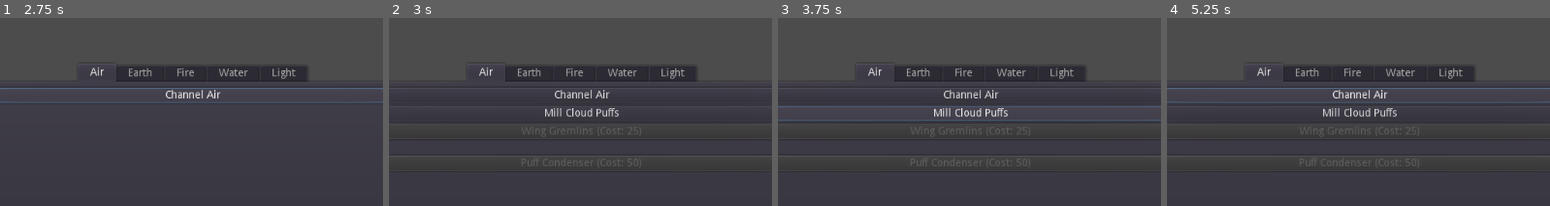
Above: before the commit, frames 1-4 (left to right).
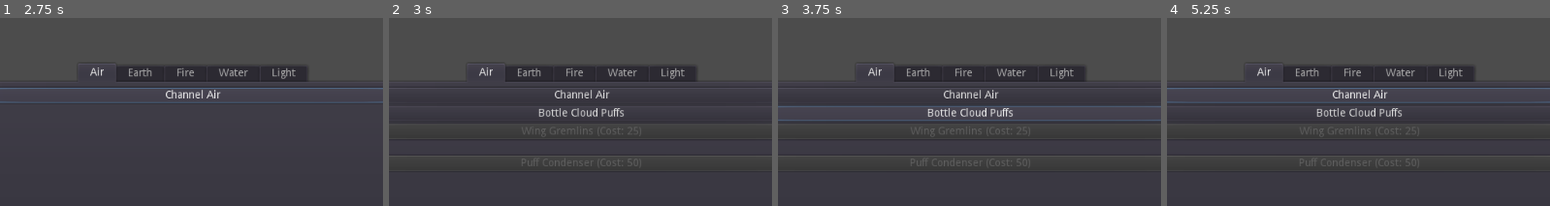
Above: after the commit, the same moments.

Repository: Kevin-Mortimer-19/Spellwarp
Game: Godot game, scene res://Scenes/Dimension.tscn
Same seed, same stepped clock (60 frames per second), same inputs: the game is played once before the commit and once after it.
Inputs:
- Up to frame 1 (2.75 s): click "Channel Air" at 0.5 s; click "WARP SPEED" at 1.25 s; click "Channel Air" at 2 s
- Up to frame 2 (3 s): click "WARP SPEED" at 2.75 s
- Up to frame 3 (3.75 s): click "Mill Cloud Puffs" (after the commit: "Bottle Cloud Puffs") at 3.5 s
- Up to frame 4 (5.25 s): click "Mill Cloud Puffs" (after the commit: "Bottle Cloud Puffs") at 4.25 s; click "Channel Air" at 5 s
The pictures show only the part of the screen within x 25-75%, y 32-82%; the shares and areas given below are measured in that part.

Frame 1 is identical in both runs. In frame 2, 0.6% of the frame differs, in the area x 38-62%, y 47-53%; in frame 3, 0.6%; in frame 4, 0.6%.

Commit message:
Added Harvest Sounds
yes.

Diff:
--- a/Scenes/Dimension.tscn
+++ b/Scenes/Dimension.tscn
@@ -20,55 +20,55 @@
 script = ExtResource( 5 )
 
 [node name="Title" type="Label" parent="Research"]
-margin_top = 17.0
-margin_right = 58.0
-margin_bottom = 31.0
+margin_top = 18.0
+margin_right = 58.0
+margin_bottom = 32.0
 text = "Research"
 
 [node name="Warp1" type="Button" parent="Research"]
-margin_top = 35.0
-margin_right = 58.0
-margin_bottom = 55.0
+margin_top = 36.0
+margin_right = 58.0
+margin_bottom = 56.0
 
 [node name="Warp2" type="Button" parent="Research"]
-margin_top = 59.0
-margin_right = 58.0
-margin_bottom = 79.0
+margin_top = 60.0
+margin_right = 58.0
+margin_bottom = 80.0
 
 [node name="Warp3" type="Button" parent="Research"]
-margin_top = 83.0
-margin_right = 58.0
-margin_bottom = 103.0
+margin_top = 84.0
+margin_right = 58.0
+margin_bottom = 104.0
 
 [node name="Spell1" type="Button" parent="Research"]
-margin_top = 107.0
-margin_right = 58.0
-margin_bottom = 127.0
+margin_top = 108.0
+margin_right = 58.0
+margin_bottom = 128.0
 
 [node name="Spell2" type="Button" parent="Research"]
-margin_top = 131.0
-margin_right = 58.0
-margin_bottom = 151.0
+margin_top = 132.0
+margin_right = 58.0
+margin_bottom = 152.0
 
 [node name="Spell3" type="Button" parent="Research"]
-margin_top = 155.0
-margin_right = 58.0
-margin_bottom = 175.0
+margin_top = 156.0
+margin_right = 58.0
+margin_bottom = 176.0
 
 [node name="Production1" type="Button" parent="Research"]
-margin_top = 179.0
-margin_right = 58.0
-margin_bottom = 199.0
+margin_top = 180.0
+margin_right = 58.0
+margin_bottom = 200.0
 
 [node name="Production2" type="Button" parent="Research"]
-margin_top = 203.0
-margin_right = 58.0
-margin_bottom = 223.0
+margin_top = 204.0
+margin_right = 58.0
+margin_bottom = 224.0
 
 [node name="Production3" type="Button" parent="Research"]
-margin_top = 227.0
-margin_right = 58.0
-margin_bottom = 247.0
+margin_top = 228.0
+margin_right = 58.0
+margin_bottom = 248.0
 
 [node name="Elements" type="HBoxContainer" parent="."]
 anchor_right = 1.0
@@ -168,6 +168,7 @@
 margin_bottom = 518.579
 
 [node name="Air" type="VBoxContainer" parent="TabContainer"]
+visible = false
 anchor_right = 1.0
 anchor_bottom = 1.0
 margin_left = 4.0
@@ -184,7 +185,7 @@
 margin_top = 24.0
 margin_right = 513.0
 margin_bottom = 44.0
-text = "Mill Cloud Puffs"
+text = "Bottle Cloud Puffs"
 
 [node name="Passive1" type="Button" parent="TabContainer/Air" groups=["air", "passive_button"]]
 margin_top = 48.0
@@ -213,7 +214,6 @@
 align = 1
 
 [node name="Earth" type="VBoxContainer" parent="TabContainer"]
-visible = false
 anchor_right = 1.0
 anchor_bottom = 1.0
 margin_left = 4.0
@@ -276,7 +276,7 @@
 margin_top = 24.0
 margin_right = 513.0
 margin_bottom = 44.0
-text = "Cut Glowing Roses"
+text = "Cut Glowing Rose Bushes"
 
 [node name="Passive1" type="Button" parent="TabContainer/Fire" groups=["fire"]]
 margin_top = 48.0
@@ -322,7 +322,7 @@
 margin_top = 24.0
 margin_right = 513.0
 margin_bottom = 44.0
-text = "Harvest Coral Crystals"
+text = "Collect Coral Crystals"
 
 [node name="Passive1" type="Button" parent="TabContainer/Water" groups=["water"]]
 margin_top = 48.0
--- a/Scenes/SoundPlayer.tscn
+++ b/Scenes/SoundPlayer.tscn
@@ -2,7 +2,6 @@
 
 [ext_resource path="res://Scripts/SoundPlayer.gd" type="Script" id=1]
 [ext_resource path="res://Sounds/SFX/click1.mp3" type="AudioStream" id=2]
-
 
 [node name="SoundPlayer" type="Node"]
 script = ExtResource( 1 )
--- a/Scripts/ResourceController.gd
+++ b/Scripts/ResourceController.gd
@@ -99,12 +99,16 @@
 
 func _on_air_sub_gather_button_pressed():
 	add_sub_element(r_clicker, list.RES.AIR)
+	SoundPlayer.play_category(SoundPlayer.CLOUDPUFFSOUNDS)
 
 func _on_earth_sub_gather_button_pressed():
 	add_sub_element(r_clicker, list.RES.EARTH)
+	SoundPlayer.play_category(SoundPlayer.OBSIDIANCHUNKSOUNDS)
 
 func _on_fire_sub_gather_button_pressed():
 	add_sub_element(r_clicker, list.RES.FIRE)
+	SoundPlayer.play_category(SoundPlayer.GLOWINGROSESOUNDS)
 
 func _on_water_sub_gather_button_pressed():
 	add_sub_element(r_clicker, list.RES.WATER)
+	SoundPlayer.play_category(SoundPlayer.CORALCRYSTALSOUNDS)
--- a/Scripts/SoundPlayer.gd
+++ b/Scripts/SoundPlayer.gd
@@ -7,9 +7,21 @@
 const GREMLIN2 = preload("res://Sounds/SFX/gremlin2.wav")
 const GREMLIN3 = preload("res://Sounds/SFX/gremlin3.wav")
 const GREMLIN4 = preload("res://Sounds/SFX/gremlin4.wav")
+const CLOUDPUFFS1 = preload("res://Sounds/SFX/cloudpuffs1.wav")
+const CLOUDPUFFS2 = preload("res://Sounds/SFX/cloudpuffs2.wav")
+const OBSIDIANCHUNKS1 = preload("res://Sounds/SFX/obsidianchunks1.wav")
+const OBSIDIANCHUNKS2 = preload("res://Sounds/SFX/obsidianchunks2.wav")
+const GLOWINGROSES1 = preload("res://Sounds/SFX/glowingroses1.wav")
+const GLOWINGROSES2 = preload("res://Sounds/SFX/glowingroses2.wav")
+const CORALCRYSTALS1 = preload("res://Sounds/SFX/coralcrystals1.wav")
+const CORALCRYSTALS2 = preload("res://Sounds/SFX/coralcrystals2.wav")
 
 # categories
 var GREMLINSOUNDS = [GREMLIN1, GREMLIN2, GREMLIN3, GREMLIN4]
+var CLOUDPUFFSOUNDS = [CLOUDPUFFS1, CLOUDPUFFS2]
+var OBSIDIANCHUNKSOUNDS = [OBSIDIANCHUNKS1, OBSIDIANCHUNKS2]
+var GLOWINGROSESOUNDS = [GLOWINGROSES1, GLOWINGROSES2]
+var CORALCRYSTALSOUNDS = [CORALCRYSTALS1, CORALCRYSTALS2]
 
 onready var audioPlayers: = $AudioPlayers
 
Not shown, added: Sounds/SFX/cloudpuffs1.wav.import
Not shown, added: Sounds/SFX/cloudpuffs2.wav.import
Not shown, added: Sounds/SFX/coralcrystals1.wav.import
Not shown, added: Sounds/SFX/coralcrystals2.wav.import
Not shown, added: Sounds/SFX/glowingroses1.wav.import
Not shown, added: Sounds/SFX/glowingroses2.wav.import
Not shown, added: Sounds/SFX/obsidianchunks1.wav.import
Not shown, added: Sounds/SFX/obsidianchunks2.wav.import
Not shown, added: Sounds/SFX/cloudpuffs1.wav
Not shown, added: Sounds/SFX/cloudpuffs2.wav
Not shown, added: Sounds/SFX/coralcrystals1.wav
Not shown, added: Sounds/SFX/coralcrystals2.wav
(and 4 more such lines)
